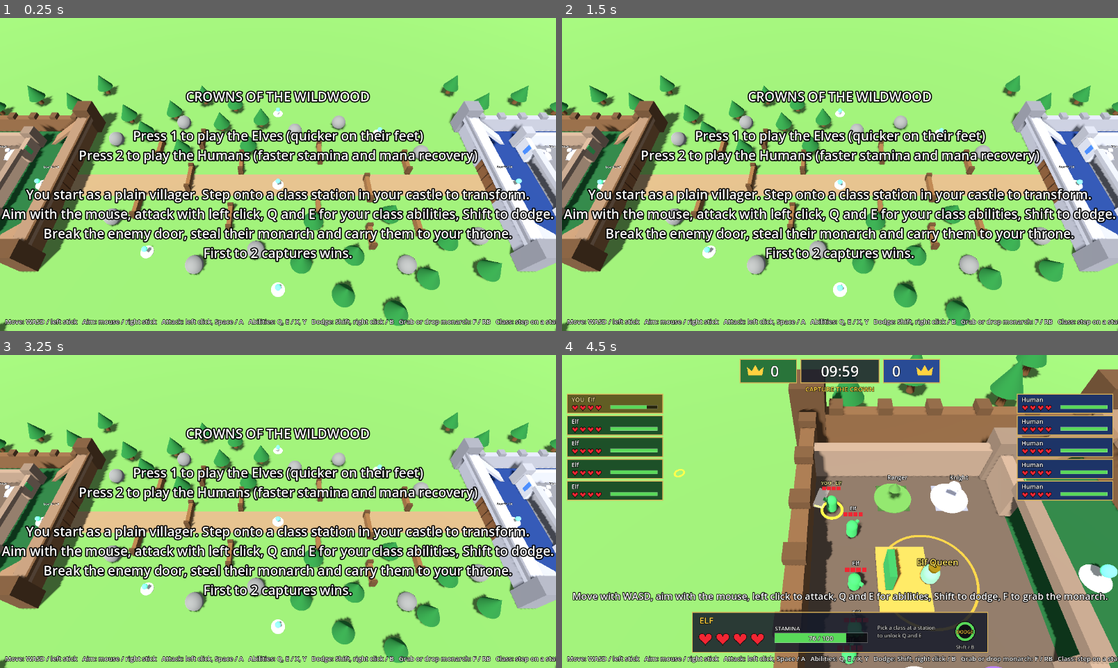
Above: before the commit, frames 1-4 (two rows, left to right).
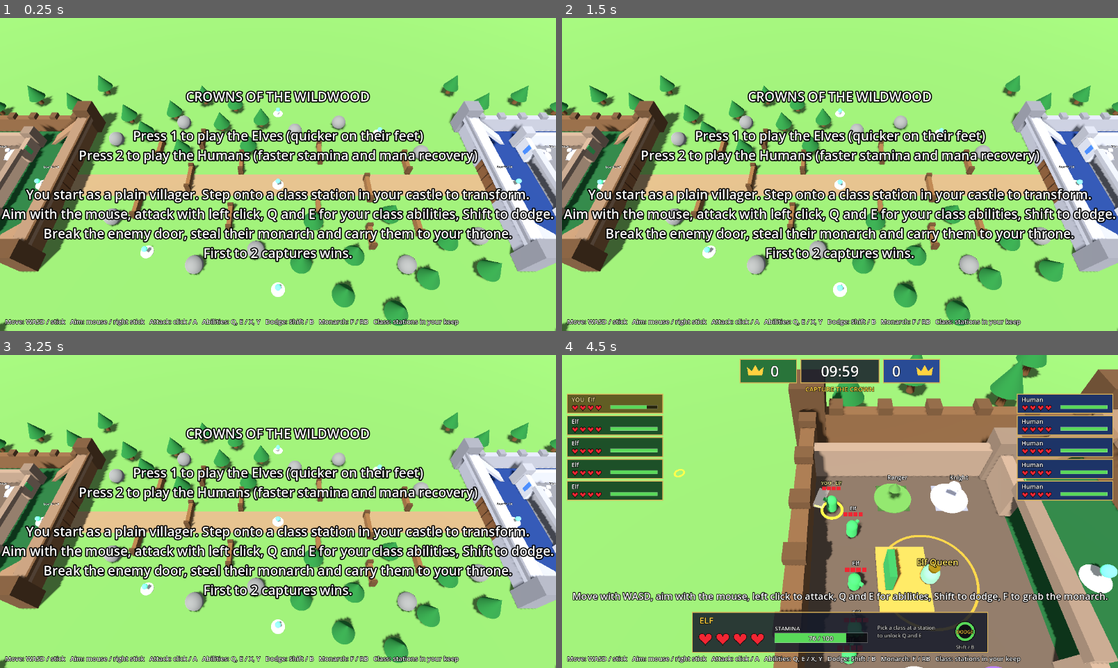
Above: after the commit, the same moments.

Repository: faisaldayes1-web/crowns-of-the-wildwood
Game: Godot game, scene res://scenes/main.tscn
Two runs of this game, one before a commit and one after it. Both use one fixed random seed, a clock stepped at 60 frames per second and the inputs below.
Inputs (mouse positions are in pixels of both pictures, inside the frame that each line leads up to):
- Up to frame 1 (0.25 s): no input
- Up to frame 2 (1.5 s): tap Enter at 0.5 s; move the mouse to (962, 158) at 0.52 s; hold D (move_right) 0.53-1.28 s; tap Q (ability_1) at 0.6 s; click (962, 158) at 0.67 s; tap R (restart) at 1.25 s; move the mouse to (728, 190) at 1.27 s; hold S (move_down) from 1.28 s (still down); tap E (ability_2) at 1.35 s; click (728, 190) at 1.42 s
- Up to frame 3 (3.25 s): tap R (restart) at 2, 2.75 s; move the mouse to (333, 442) at 2.02 s; release S (move_down) at 2.03 s; hold D (move_right) 2.03-2.78 s; hold Space (attack) 2.03-2.78 s; click (333, 442) at 2.17 s; move the mouse to (250, 574) at 2.77 s; hold W (move_up) from 2.78 s (still down); tap Shift (dodge) at 2.85 s; click (250, 574) at 2.92 s
- Up to frame 4 (4.5 s): tap R (restart) at 3.5, 4.25 s; move the mouse to (1006, 558) at 3.52 s; release W (move_up) at 3.53 s; hold A (move_left) from 3.53 s (still down); tap F (interact) at 3.6 s; click (1006, 558) at 3.67 s; move the mouse to (673, 464) at 4.27 s; tap 1 (pick_elves) at 4.35 s; click (673, 464) at 4.42 s

The runs differ from the first frame. In frame 1, 1.4% of the frame differs, in the area x 9-100%, y 96-99%; in frame 2, 1.4%; in frame 3, 1.4%; in frame 4, 1.3%.

Commit message:
Shorten the on-screen controls line so it fits
Co-Authored-By: Claude Fable 5.1 <noreply@anthropic.com>
Claude-Session: https://claude.ai/code/session_01BTNGUCSfFyUwNAT5Hw5beB

Diff:
--- a/scripts/game.gd
+++ b/scripts/game.gd
@@ -758,7 +758,7 @@
 	layer.add_child(message_label)
 
 	var help := Label.new()
-	help.text = "Move: WASD / left stick   Aim: mouse / right stick   Attack: left click, Space / A   Abilities: Q, E / X, Y   Dodge: Shift, right click / B   Grab or drop monarch: F / RB   Class: step on a station in your castle"
+	help.text = "Move: WASD / stick   Aim: mouse / right stick   Attack: click / A   Abilities: Q, E / X, Y   Dodge: Shift / B   Monarch: F / RB   Class: stations in your keep"
 	help.set_anchors_and_offsets_preset(Control.PRESET_BOTTOM_LEFT)
 	help.grow_vertical = Control.GROW_DIRECTION_BEGIN
 	help.position += Vector2(12, -10)
